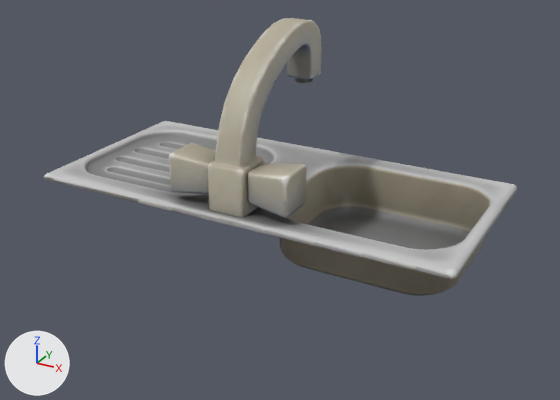
Renders of the FBX model Project/ContentsResources/Mesh/Level/2_1/SortObject/Wizard_Sink/m_wizard_sink_01.fbx from each side of a commit.
Rendered twice from a 50 mm camera at (0.0181, -0.0325, 0.014) aimed at (0.0006, -0.0007, -0.0019). Arrows for +X, +Y and +Z are at lower left; the lights stay in place. Mesh edges are drawn as thin lines on the coarser meshes. Where no turn or scale is listed for an object, it has been applied to the vertices.

Script lines for the objects in view, before the commit:
```python
me_mesh_007 = bpy.data.meshes.new('Mesh.007')
me_mesh_007.from_pydata(...)  # 1050 vertices, 2044 faces; spans x -0.0112..0.011, y -0.0047..0.0061, z -0.0036..0.0069
me_mesh_007.materials.append(mat_material_010)  # picture img_t_sk_sink_03_d_1_png
ob_m_wizard_sink_01_0 = bpy.data.objects.new('m_wizard_sink_01_0', me_mesh_007)
ob_m_wizard_sink_01_0.location = (0.00007, -0.00063, -0.00019)
```
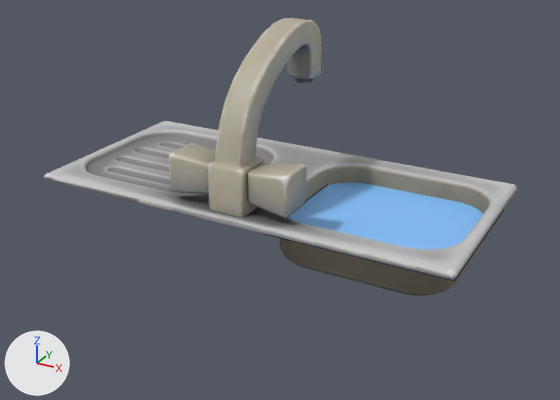
What the commit changed:
Picture 'Sink.png' (img_sink_png) is new.
Material 'Material.012' (mat_material_012) is new.
Its texture is img_sink_png (with its transparency).
Mesh me_plane_004 is new.
It has 4 vertices, 1 face and spans x -0.00459..0.00459, y -0.00413..0.00413, z 0.0.
It uses material mat_material_012 (picture img_sink_png).
Object 'Plane' (ob_plane) is new; it shows me_plane_004.
Its location is (0.00619, 0.0, -0.00209).

Where the change shows, as pixel boxes (x1, y1, x2, y2) in the pictures (560 x 400 px):
'Plane', added (blue)
    after: (266, 182, 483, 281)
